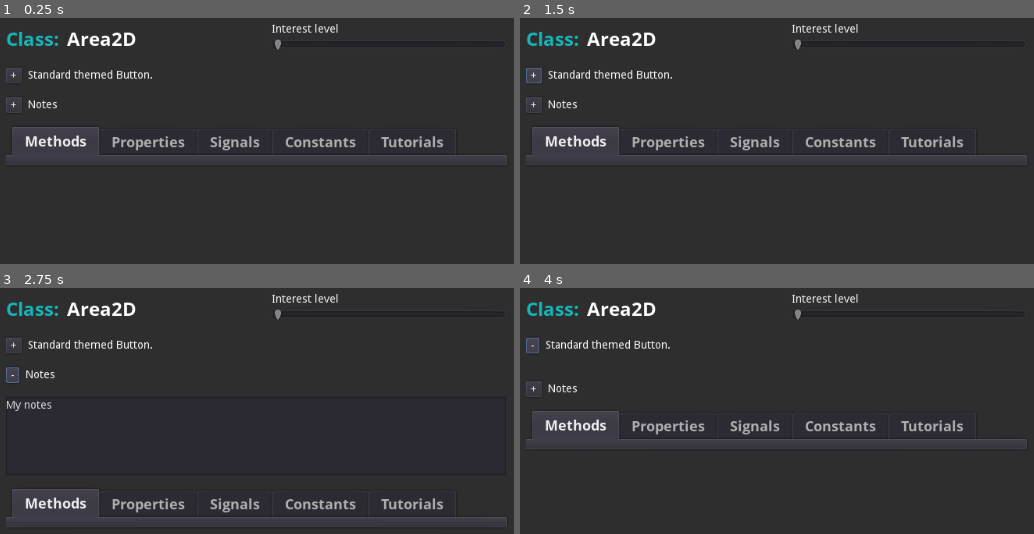
Above: before the commit, frames 1-4 (two rows, left to right).
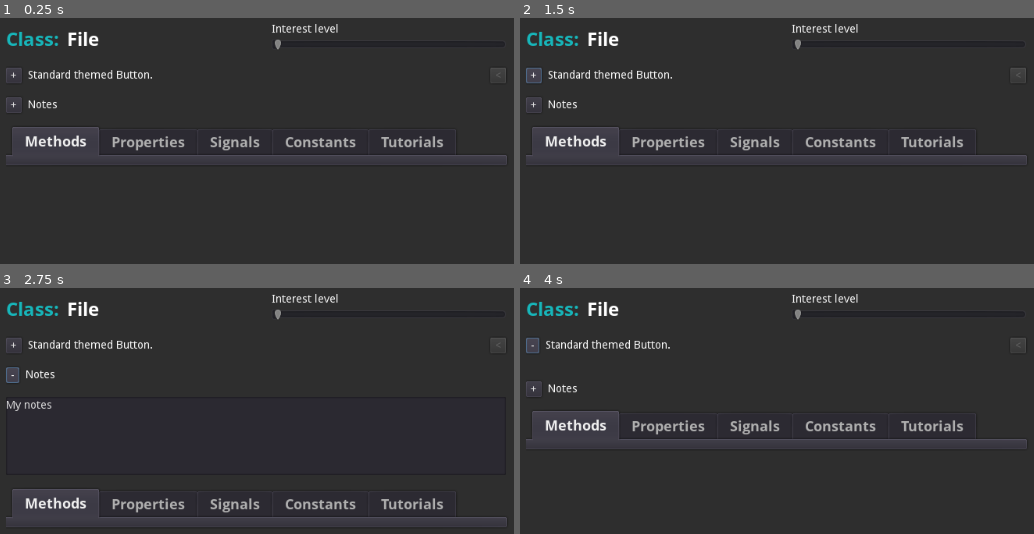
Above: after the commit, the same moments.

Repository: andrew-wilkes/godotbuddy.com
Game: Godot game, scene res://Test.tscn
Two runs of this game, one before a commit and one after it. Both use one fixed random seed, a clock stepped at 60 frames per second and the inputs below. The project has no main scene, so this scene is started directly.
Inputs:
- Up to frame 1 (0.25 s): no input
- Up to frame 2 (1.5 s): click "+" at 0.5 s; click "-" at 1.25 s
- Up to frame 3 (2.75 s): click "+" at 2 s
- Up to frame 4 (4 s): click "-" at 2.75 s; click "+" at 3.5 s

The runs differ from the first frame. In frame 1, 0.5% of the frame differs, in the area x 13-99%, y 5-25%; in frame 2, 0.5%; in frame 3, 0.5%; in frame 4, 0.5%.
Error before the commit: Invalid get index 'Area2D' (on base: 'Dictionary'). (res://ClassDetails.gd:57)
Error after the commit: Invalid get index 'File' (on base: 'Dictionary'). (res://ClassDetails.gd:79)

Commit message:
Add back navigation feature

Diff:
--- a/apps/desktop/ClassDetails.gd
+++ b/apps/desktop/ClassDetails.gd
@@ -11,6 +11,9 @@
 var desc_button
 var notes_button
 var first_run = true
+var history = []
+var stepping_back = false
+var back_button
 
 func _ready():
 	desc = find_node("Desc")
@@ -18,17 +21,36 @@
 	notes = find_node("Notes")
 	desc_button = find_node("DescButton")
 	notes_button = find_node("NotesButton")
+	back_button = find_node("BackButton")
+	back_button.disabled = true
 	descbox.hide()
 	notes.get_parent().hide()
-	update_content("Area2D")
-
-
-func update_content(cname):
+	update_content("File")
+
+
+func update_content(cname, new = true):
+	if new:
+		if stepping_back:
+			history.clear()
+			stepping_back = false
+		set_back_button_state()
+		history.append(cname)
+	else:
+		if not stepping_back:
+			stepping_back = true
+			# Get the previous cname
+			cname = history.pop_back()
+		set_back_button_state()
+
 	var info = get_info(cname)
 	find_node("ClassName").text = cname
 	find_node("BDesc").text = info.brief_description
 	desc.bbcode_text = text_to_bbcode(info.description)
 	call_deferred("set_description_scroll_container_size")
+
+
+func set_back_button_state():
+		back_button.disabled = true if history.size() < 1 else false
 
 
 func set_description_scroll_container_size():
@@ -193,3 +215,7 @@
 	var nb = notes.get_parent()
 	nb.visible = not nb.visible
 	notes_button.text = "-" if nb.visible else "+"
+
+
+func _on_BackButton_pressed():
+	update_content(history.pop_back(), false)
--- a/apps/desktop/ClassDetails.tscn
+++ b/apps/desktop/ClassDetails.tscn
@@ -122,11 +122,23 @@
 [node name="BDesc" type="Label" parent="SC/VBox/HBox1"]
 margin_left = 28.0
 margin_top = 3.0
-margin_right = 640.0
+margin_right = 316.0
 margin_bottom = 17.0
 size_flags_horizontal = 3
 text = "Standard themed Button."
 autowrap = true
+
+[node name="Sp" type="Control" parent="SC/VBox/HBox1"]
+margin_left = 324.0
+margin_right = 612.0
+margin_bottom = 20.0
+size_flags_horizontal = 3
+
+[node name="BackButton" type="Button" parent="SC/VBox/HBox1"]
+margin_left = 620.0
+margin_right = 640.0
+margin_bottom = 20.0
+text = "<"
 
 [node name="Sp2" type="Control" parent="SC/VBox"]
 margin_top = 80.0
@@ -254,5 +266,6 @@
 }
 
 [connection signal="pressed" from="SC/VBox/HBox1/DescButton" to="." method="_on_Description_pressed"]
+[connection signal="pressed" from="SC/VBox/HBox1/BackButton" to="." method="_on_BackButton_pressed"]
 [connection signal="pressed" from="SC/VBox/HBox2/NotesButton" to="." method="_on_NotesButton_pressed"]
 [connection signal="meta_clicked" from="SC/VBox/Desc" to="." method="_on_Desc_meta_clicked"]
